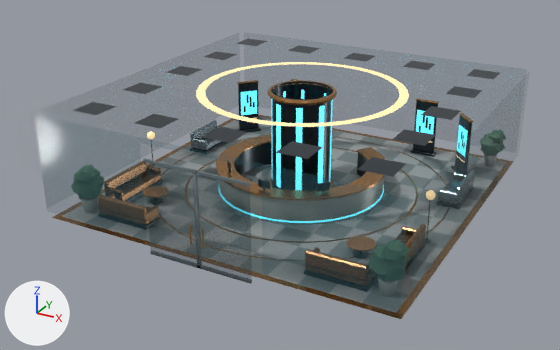
Renders of the glTF model ui/3d/system-world/v3/lobby-agent.lod0.glb from each side of a commit.
Camera for both pictures: a camera (50 mm lens) standing at (13.04, -25.46, 13.97) and looking at (-0.45, -0.94, 1.71). Lighting does not change. The marker at lower left points along +X, +Y and +Z. The older version comes first. Where no turn or scale is listed for an object, it has been applied to the vertices. Vertices at exactly the same position are counted once.
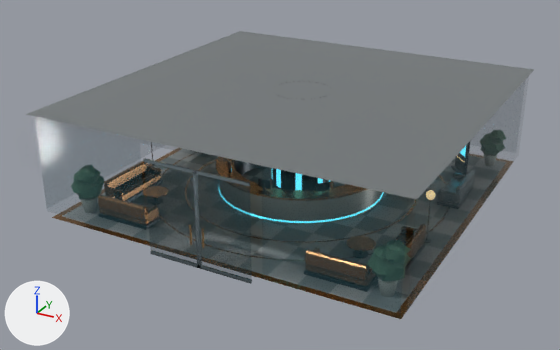
Where the newer file only moved an object's origin or applied its transform, the numbers keep the older frame.

Boxes (x1, y1, x2, y2) around the edits, measured in the pictures (560 x 350 px):
```json
{"object": "Mesh_2", "change": "reshaped", "before": [52, 39, 514, 319], "after": [26, 31, 534, 319], "on screen": "10% wider"}
{"part": 1, "of": "me_mesh_2", "change": "added", "after": [26, 31, 534, 199]}
{"part": 2, "of": "me_mesh_2", "change": "recoloured", "before": [272, 81, 331, 191], "after": [272, 81, 331, 191]}
```

Scene script edits in JSON lines:
```json
{"block": "me_mesh_2", "where": "# used by ob_mesh_2; location = (-7.05, 7.05, 0.0)"}
{"block": "me_mesh_2", "where": "# verts and faces of me_mesh_2; kept vertices keep their numbers, new ones are numbered from 4079"}
{"op": "remove", "block": "me_mesh_2", "code": "me_mesh_2.from_pydata(...)  # 4079 vertices, 6868 faces; spans x 0.0..14.1, y -14.1..0.0, z 0.9..5.0"}
{"op": "add", "block": "me_mesh_2", "code": "me_mesh_2.from_pydata(...)  # 4083 vertices, 6870 faces; spans x -0.13..14.23, y -14.23..0.13, z 0.9..5.0"}
{"block": "me_mesh_2", "change": "me_mesh_2 part 1"}
{"op": "add", "block": "me_mesh_2", "code": "verts[4079] = (-0.13, 0.13, 4.99)  # pixel (240, 30)"}
{"op": "add", "block": "me_mesh_2", "code": "verts[4080] = (14.23, 0.13, 4.99)  # pixel (534, 69)"}
{"op": "add", "block": "me_mesh_2", "code": "verts[4081] = (14.23, -14.23, 4.99)  # pixel (417, 199)"}
{"op": "add", "block": "me_mesh_2", "code": "verts[4082] = (-0.13, -14.23, 4.99)  # pixel (25, 114)"}
{"op": "add", "block": "me_mesh_2", "code": "faces += [(4079, 4080, 4081), (4079, 4081, 4082)]  # mat_city_kerb"}
{"block": "me_mesh_2", "change": "me_mesh_2 part 2: 413 kept faces spanning x 0.0..14.1, y -14.1..0.0, z 0.9..5.0 get new vertex colours"}
```
